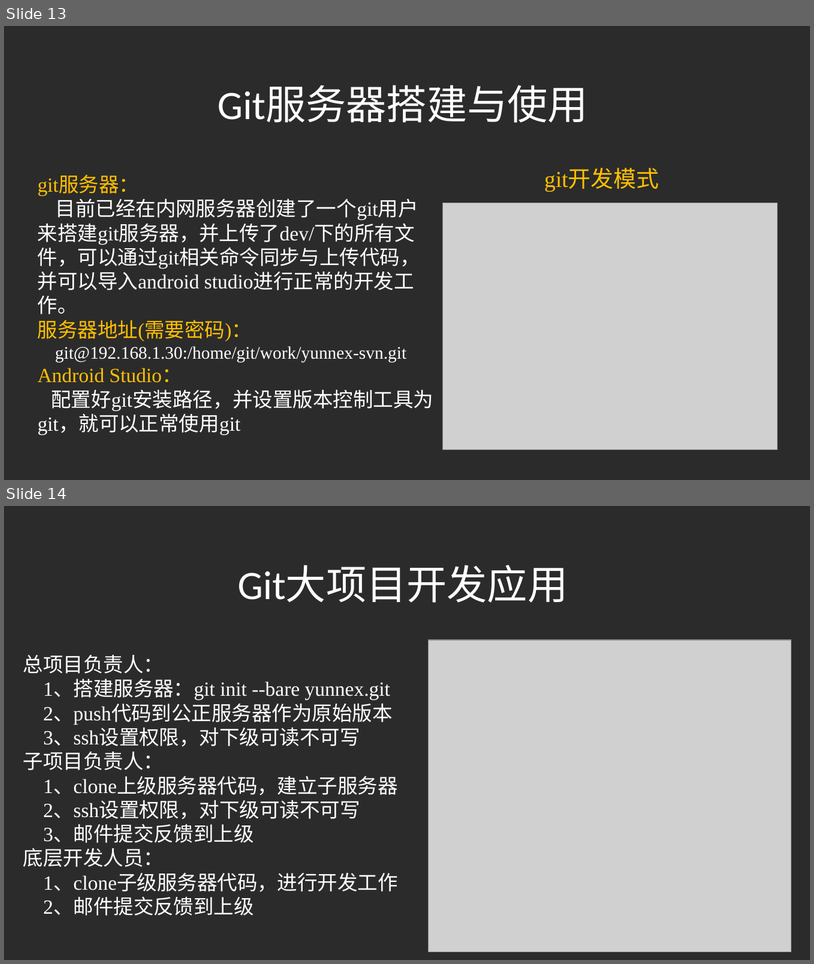
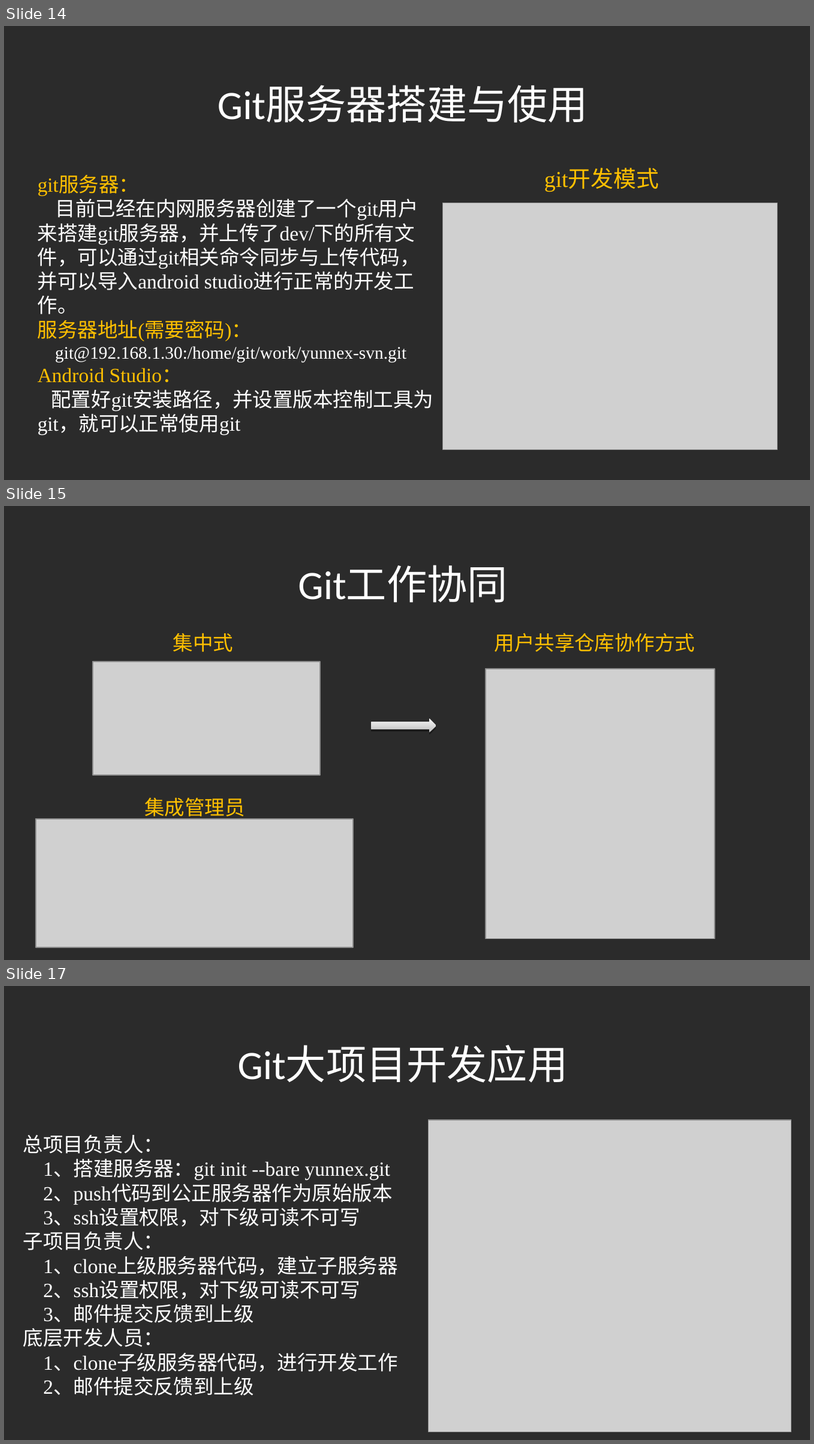
Before and after one commit to liuchangfa/workplace, a slide deck: training/Git/Git.ppt. Shown one above the other, each under a label of ours: slides 13 and 14 before the commit, slides 14, 15 and 17 after it; the slides between them are not shown. The pictures are 814x964 and 814x1444 pixels, drawn with LibreOffice and Linux fonts; fonts in the diff are those of the drawing; grey boxes stand for pictures; background and template pictures are left out; a plain dark background stands for a picture behind light text. Boxes give left, top, right and bottom in pixels: in the first picture for what was removed or moved away, otherwise in the second. Text is boxed around its words. In the diff, an @@ line names an element or a change of style, - is before the commit and + after.

```diff
--- a/training/Git/Git.ppt
+++ b/training/Git/Git.ppt
@@ slide 15 added at (x1=4, y1=506, x2=810, y2=960), background picture (left out) @@
@@ text added at (x1=298, y1=565, x2=507, y2=603), 32 pt, text #FFFFFF @@
+Git工作协同
@@ text added at (x1=173, y1=633, x2=233, y2=652), 16 pt, text #FFC000 @@
+集中式
@@ text added at (x1=495, y1=633, x2=696, y2=652), 16 pt, text #FFC000 @@
+用户共享仓库协作方式
@@ picture added at (x1=93, y1=661, x2=321, y2=774) @@
@@ picture added at (x1=486, y1=669, x2=715, y2=939) @@
@@ right arrow added at (x1=371, y1=718, x2=437, y2=732), fill gradient #BDBDBD to #F8F8F8 @@
@@ text added at (x1=144, y1=798, x2=245, y2=820), 16 pt, text #FFC000 @@
+集成管理员
@@ picture added at (x1=36, y1=818, x2=353, y2=947) @@
@@ what was slide 13 is now slide 14 @@
@@ what was slide 14 is now slide 17 @@
```
Also in this commit, not shown: 3 slides changed, 2 other slides added, 6 other files.
